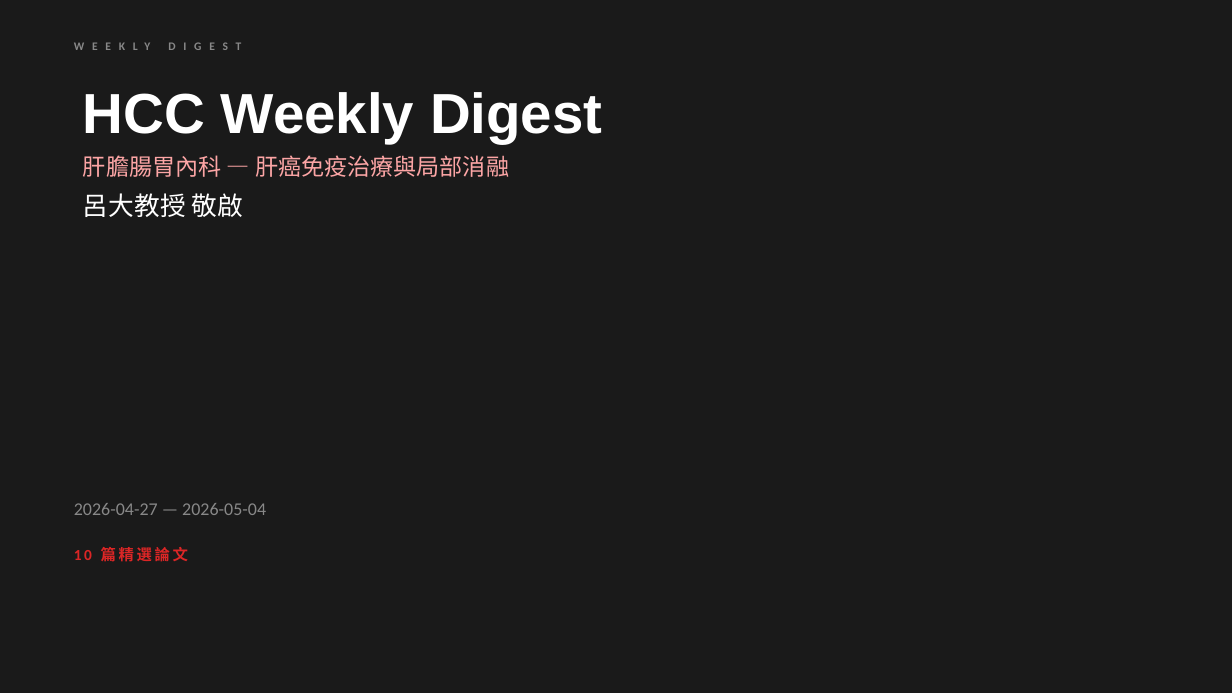
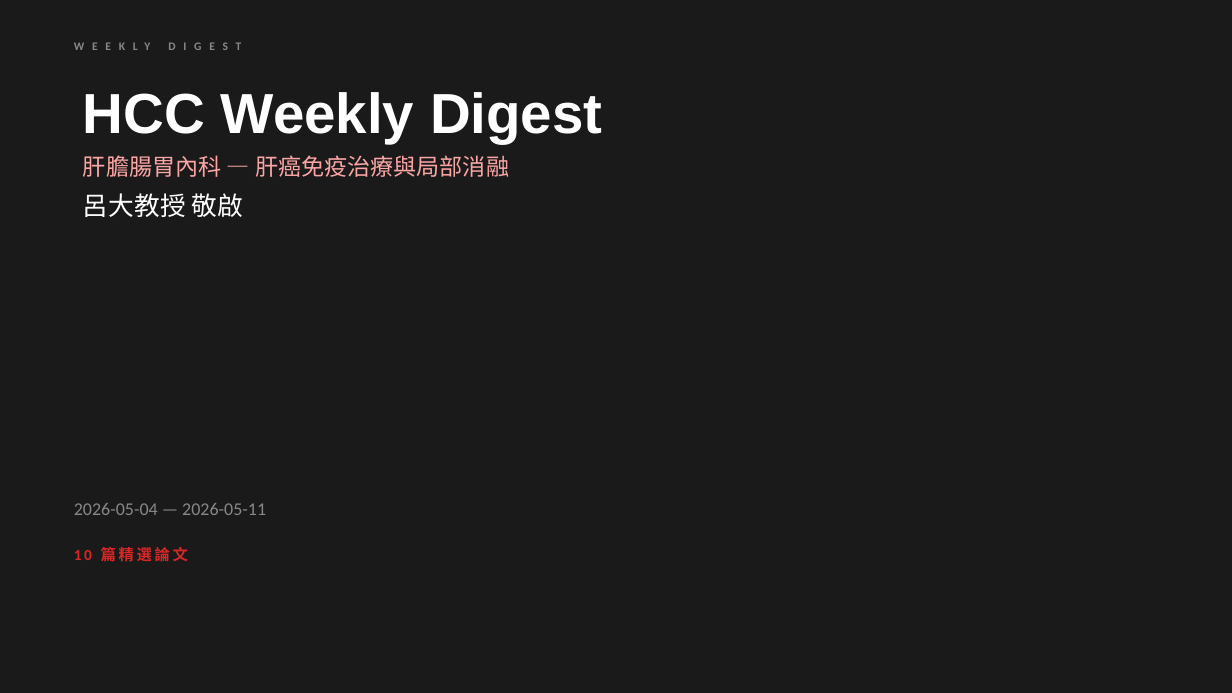
Before and after one commit to jejenhu-maker/hcc-weekly-digest, a slide deck: slide 1 of docs/digest-zh.pptx. Drawn at 1232x693 pixels with LibreOffice and Linux fonts; fonts in the diff are those of the drawing. Boxes give left, top, right and bottom in pixels: in the first picture for what was removed or moved away, otherwise in the second. Text is boxed around its words. In the diff, an @@ line names an element or a change of style, - is before the commit and + after.

```diff
--- a/docs/digest-zh.pptx
+++ b/docs/digest-zh.pptx
@@ text at (74, 503, 266, 515): text changed @@
-2026-04-27 — 2026-05-04
+2026-05-04 — 2026-05-11
```
Also in this commit, not shown: 12 other slides changed, 1 slide added, 1 slide removed, 2 other files.
